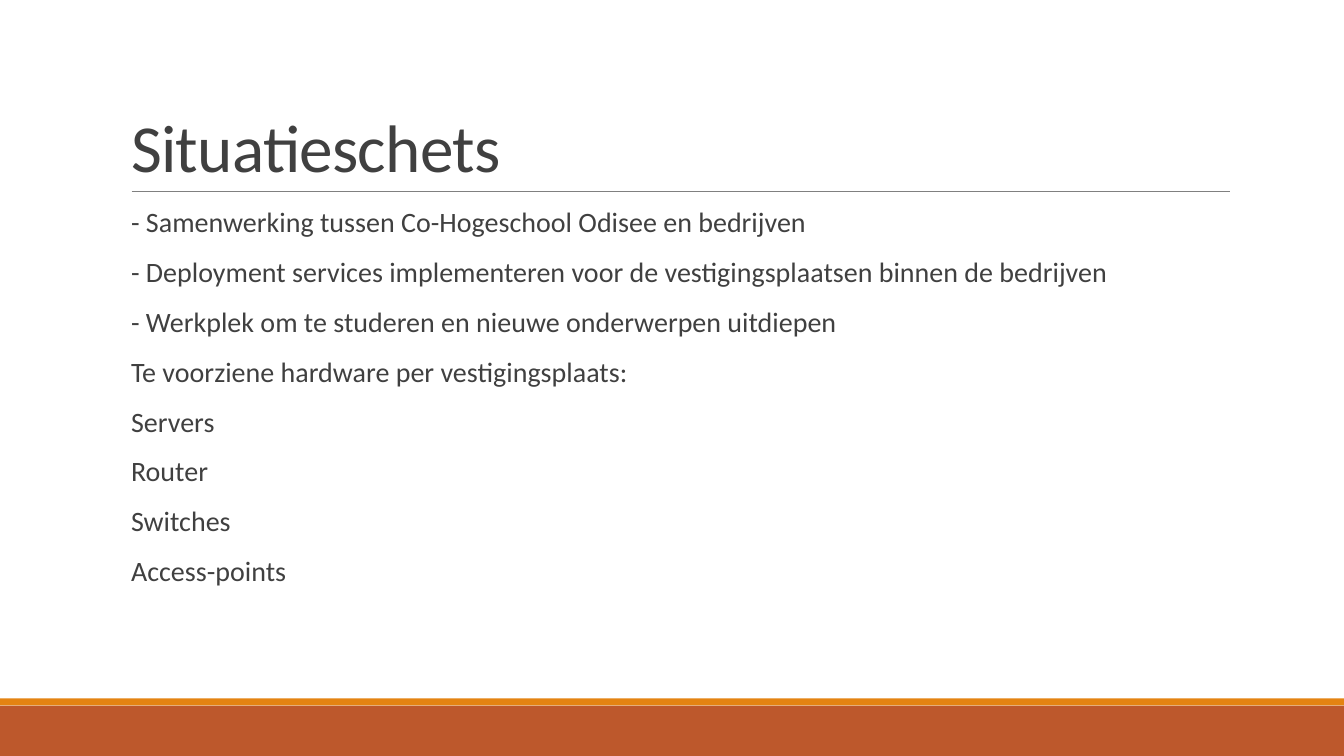
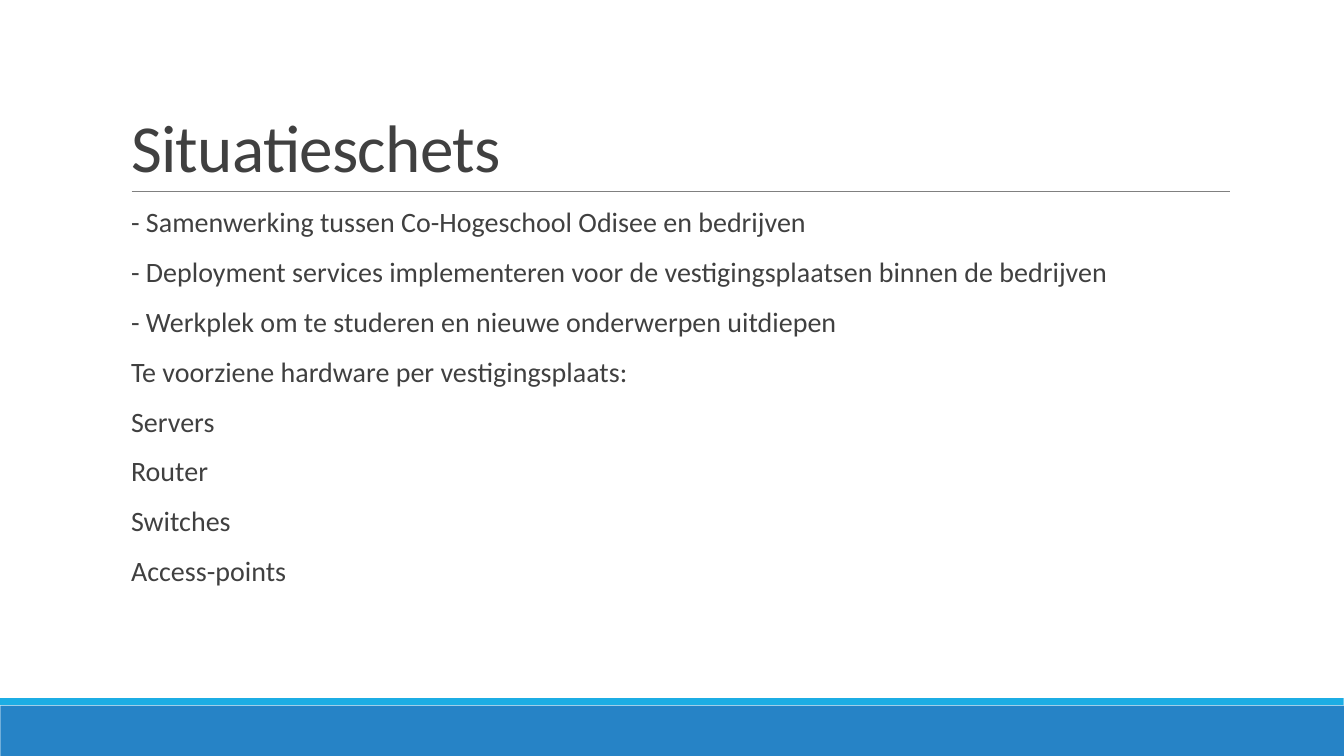
Before and after one commit to JouriTas/Projectwerk-IT-project, a slide deck: slide 4 of Scrum Artifacts/Sprint5/IT-Projectwerk 2022.pptx. Drawn at 1344x756 pixels with LibreOffice and Linux fonts; fonts in the diff are those of the drawing. Boxes give left, top, right and bottom in pixels: in the first picture for what was removed or moved away, otherwise in the second. Text is boxed around its words. In the diff, an @@ line names an element or a change of style, - is before the commit and + after.

```diff
--- a/Scrum Artifacts/Sprint5/IT-Projectwerk 2022.pptx
+++ b/Scrum Artifacts/Sprint5/IT-Projectwerk 2022.pptx
@@ rectangle at <box>0,706,1344,756</box>: fill #BD582C to #2683C6 @@
@@ rectangle at <box>0,699,1344,706</box>: fill #E48312 to #1CADE4 @@
```
Also in this commit, not shown: 11 other slides changed, 3 slides added.
